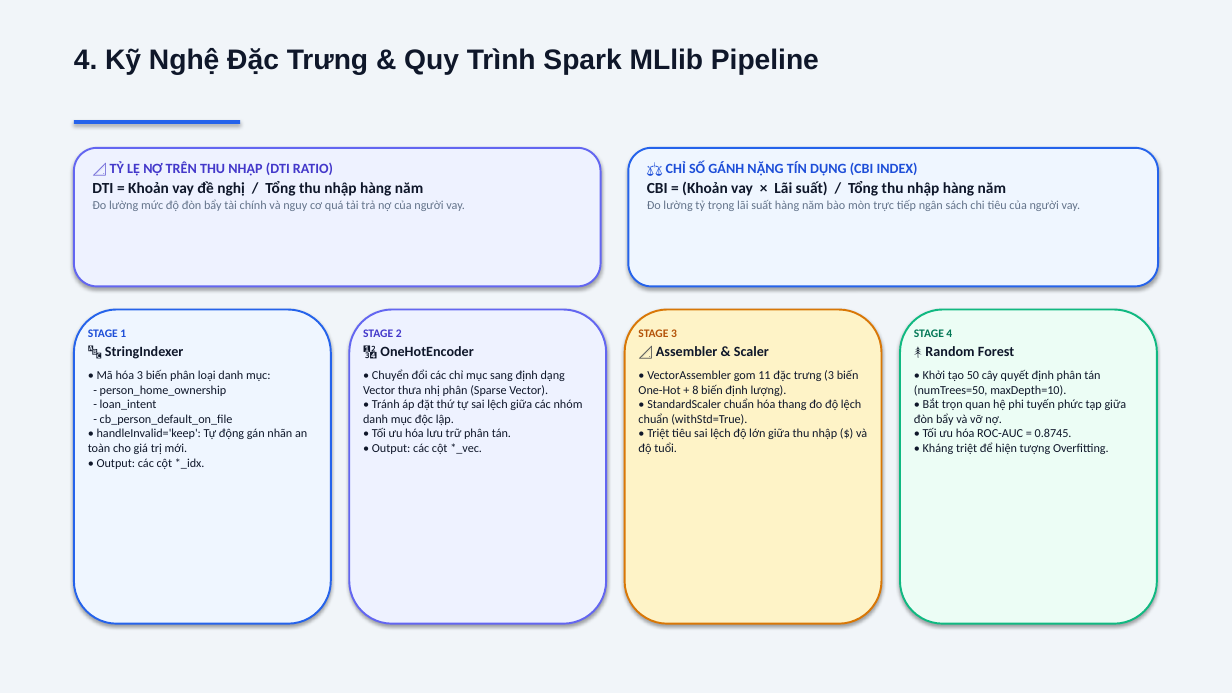
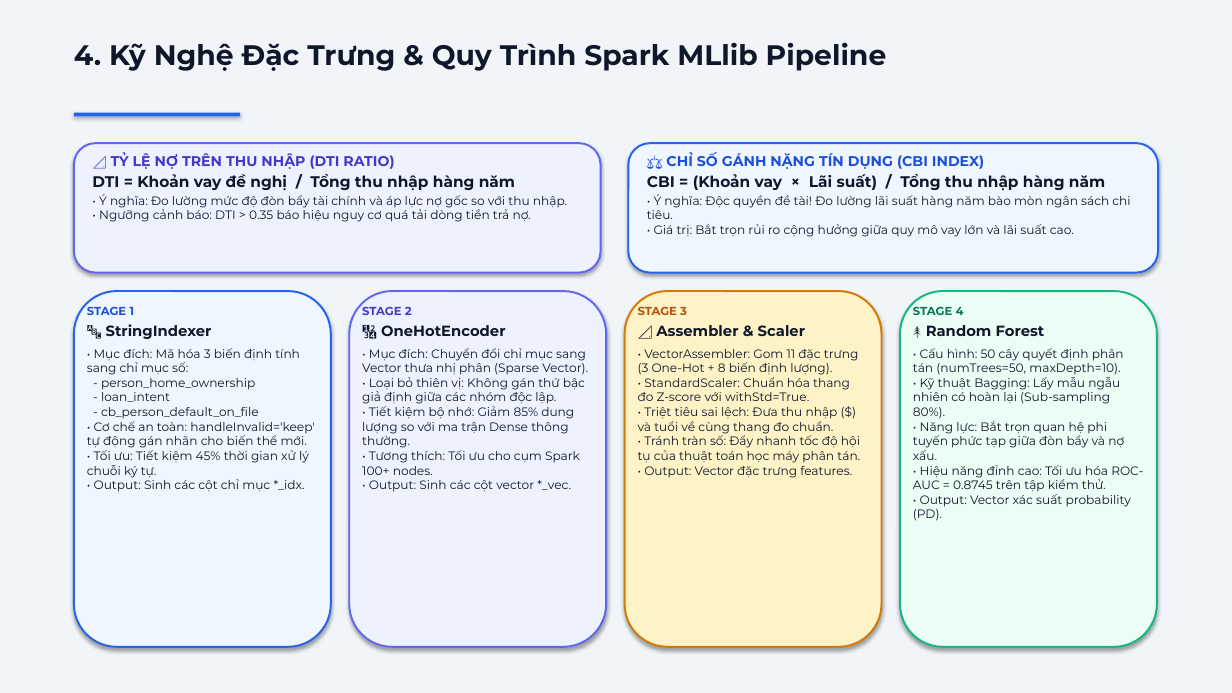
Before and after one commit to snowflake-vibing/Credit_Scoring_Project, a slide deck: slide 5 of slide_bao_ve_de_tai_7.pptx. Drawn at 1232x693 pixels with LibreOffice and Linux fonts; fonts in the diff are those of the drawing. Boxes give left, top, right and bottom in pixels: in the first picture for what was removed or moved away, otherwise in the second. Text is boxed around its words. In the diff, an @@ line names an element or a change of style, - is before the commit and + after.

Commit message:
fix(slides): overhaul typography to Montserrat and optimize card spacing and text fitting

```diff
--- a/slide_bao_ve_de_tai_7.pptx
+++ b/slide_bao_ve_de_tai_7.pptx
@@ text "4. Kỹ Nghệ Đặc Trưng ..." at [74, 43, 887, 71]: font Arial to Montserrat @@
@@ rectangle: place and size @@
-rectangle at [74, 120, 240, 124]
+rectangle at [74, 113, 240, 116]
@@ rounded rectangle: place and size @@
-rounded rectangle at [74, 148, 601, 287]
+rounded rectangle at [74, 143, 601, 273]
@@ rounded rectangle: place and size @@
-rounded rectangle at [628, 148, 1158, 287]
+rounded rectangle at [628, 143, 1158, 273]
@@ text "📐 TỶ LỆ NỢ TRÊN ...": place and size @@
-text "📐 TỶ LỆ NỢ TRÊN ..." at [92, 161, 465, 211]
+text "📐 TỶ LỆ NỢ TRÊN ..." at [99, 152, 567, 222]
@@ text at [111, 152, 394, 169]: font Calibri to Montserrat in "📐 TỶ LỆ NỢ TRÊN THU NHẬP ...", "DTI = Khoản vay đề nghị / ..." @@
@@ text "⚖️ CHỈ SỐ GÁNH NẶNG ...": place and size @@
-text "⚖️ CHỈ SỐ GÁNH NẶNG ..." at [647, 161, 1081, 211]
+text "⚖️ CHỈ SỐ GÁNH NẶNG ..." at [647, 152, 1130, 237]
@@ text at [666, 152, 984, 169]: font Calibri to Montserrat in "⚖️ CHỈ SỐ GÁNH NẶNG TÍN DỤNG ...", "CBI = (Khoản vay × Lãi suất) ..." @@
@@ text at [99, 194, 567, 222]: text changed; font Calibri to Montserrat; text colour #64748B to #0F172A @@
-Đo lường mức độ đòn bẩy tài chính và nguy cơ quá tải trả nợ của người vay.
+• Ý nghĩa: Đo lường mức độ đòn bẩy tài chính và áp lực nợ gốc so với thu nhập.
+• Ngưỡng cảnh báo: DTI > 0.35 báo hiệu nguy cơ quá tải dòng tiền trả nợ.
@@ text at [647, 194, 1130, 237]: text changed; font Calibri to Montserrat; text colour #64748B to #0F172A @@
-Đo lường tỷ trọng lãi suất hàng năm bào mòn trực tiếp ngân sách chi tiêu của người vay.
+• Ý nghĩa: Độc quyền đề tài! Đo lường lãi suất hàng năm bào mòn ngân sách chi tiêu.
+• Giá trị: Bắt trọn rủi ro cộng hưởng giữa quy mô vay lớn và lãi suất cao.
@@ rounded rectangle: place and size @@
-rounded rectangle at [74, 310, 331, 624]
+rounded rectangle at [74, 291, 331, 647]
@@ rounded rectangle: place and size @@
-rounded rectangle at [349, 310, 606, 624]
+rounded rectangle at [349, 291, 606, 647]
@@ rounded rectangle: place and size @@
-rounded rectangle at [625, 310, 882, 624]
+rounded rectangle at [625, 291, 882, 647]
@@ rounded rectangle: place and size @@
-rounded rectangle at [900, 310, 1157, 624]
+rounded rectangle at [900, 291, 1157, 647]
@@ text at [87, 306, 212, 339]: font Calibri to Montserrat in "STAGE 1", "🔤 StringIndexer"; size 11 to 11.5 pt in "🔤 StringIndexer"; more space between paragraphs @@
@@ text "STAGE 1": place and size @@
-text "STAGE 1" at [88, 329, 307, 469]
+text "STAGE 1" at [87, 306, 314, 492]
@@ text at [362, 304, 506, 336]: font Calibri to Montserrat in "STAGE 2", "🔢 OneHotEncoder"; size 11 to 11.5 pt in "🔢 OneHotEncoder"; more space between paragraphs @@
@@ text "STAGE 2": place and size @@
-text "STAGE 2" at [363, 329, 583, 454]
+text "STAGE 2" at [362, 304, 588, 492]
@@ text at [638, 307, 805, 336]: font Calibri to Montserrat in "STAGE 3", "📐 Assembler & Scaler"; size 11 to 11.5 pt in "📐 Assembler & Scaler"; more space between paragraphs @@
@@ text "STAGE 3": place and size @@
-text "STAGE 3" at [638, 329, 867, 454]
+text "STAGE 3" at [638, 307, 860, 478]
@@ text at [913, 306, 1045, 336]: font Calibri to Montserrat in "STAGE 4", "🌲 Random Forest"; size 11 to 11.5 pt in "🌲 Random Forest"; more space between paragraphs @@
@@ text "STAGE 4": place and size @@
-text "STAGE 4" at [914, 329, 1127, 454]
+text "STAGE 4" at [913, 306, 1143, 521]
@@ text at [87, 348, 314, 492]: text changed; font Calibri to Montserrat @@
-• Mã hóa 3 biến phân loại danh mục:
-- person_home_ownership
-- loan_intent
-- cb_person_default_on_file
-• handleInvalid='keep': Tự động gán nhãn an toàn cho giá trị mới.
-• Output: các cột *_idx.
+• Mục đích: Mã hóa 3 biến định tính sang chỉ mục số:
+- person_home_ownership
+- loan_intent
+- cb_person_default_on_file
+• Cơ chế an toàn: handleInvalid='keep' tự động gán nhãn cho biến thể mới.
+• Tối ưu: Tiết kiệm 45% thời gian xử lý chuỗi ký tự.
+• Output: Sinh các cột chỉ mục *_idx.
@@ text at [362, 348, 588, 492]: text changed; font Calibri to Montserrat @@
-• Chuyển đổi các chỉ mục sang định dạng Vector thưa nhị phân (Sparse Vector).
-• Tránh áp đặt thứ tự sai lệch giữa các nhóm danh mục độc lập.
-• Tối ưu hóa lưu trữ phân tán.
-• Output: các cột *_vec.
+• Mục đích: Chuyển đổi chỉ mục sang Vector thưa nhị phân (Sparse Vector).
+• Loại bỏ thiên vị: Không gán thứ bậc giả định giữa các nhóm độc lập.
+• Tiết kiệm bộ nhớ: Giảm 85% dung lượng so với ma trận Dense thông thường.
+• Tương thích: Tối ưu cho cụm Spark 100+ nodes.
+• Output: Sinh các cột vector *_vec.
@@ text at [638, 349, 860, 478]: text changed; font Calibri to Montserrat @@
-• VectorAssembler gom 11 đặc trưng (3 biến One-Hot + 8 biến định lượng).
-• StandardScaler chuẩn hóa thang đo độ lệch chuẩn (withStd=True).
-• Triệt tiêu sai lệch độ lớn giữa thu nhập ($) và độ tuổi.
+• VectorAssembler: Gom 11 đặc trưng (3 One-Hot + 8 biến định lượng).
+• StandardScaler: Chuẩn hóa thang đo Z-score với withStd=True.
+• Triệt tiêu sai lệch: Đưa thu nhập ($) và tuổi về cùng thang đo chuẩn.
+• Tránh tràn số: Đẩy nhanh tốc độ hội tụ của thuật toán học máy phân tán.
+• Output: Vector đặc trưng features.
@@ text at [913, 348, 1143, 521]: text changed; font Calibri to Montserrat @@
-• Khởi tạo 50 cây quyết định phân tán (numTrees=50, maxDepth=10).
-• Bắt trọn quan hệ phi tuyến phức tạp giữa đòn bẩy và vỡ nợ.
-• Tối ưu hóa ROC-AUC = 0.8745.
-• Kháng triệt để hiện tượng Overfitting.
+• Cấu hình: 50 cây quyết định phân tán (numTrees=50, maxDepth=10).
+• Kỹ thuật Bagging: Lấy mẫu ngẫu nhiên có hoàn lại (Sub-sampling 80%).
+• Năng lực: Bắt trọn quan hệ phi tuyến phức tạp giữa đòn bẩy và nợ xấu.
+• Hiệu năng đỉnh cao: Tối ưu hóa ROC-AUC = 0.8745 trên tập kiểm thử.
+• Output: Vector xác suất probability (PD).
```
Also in this commit, not shown: 9 other slides changed, 3 other files.
